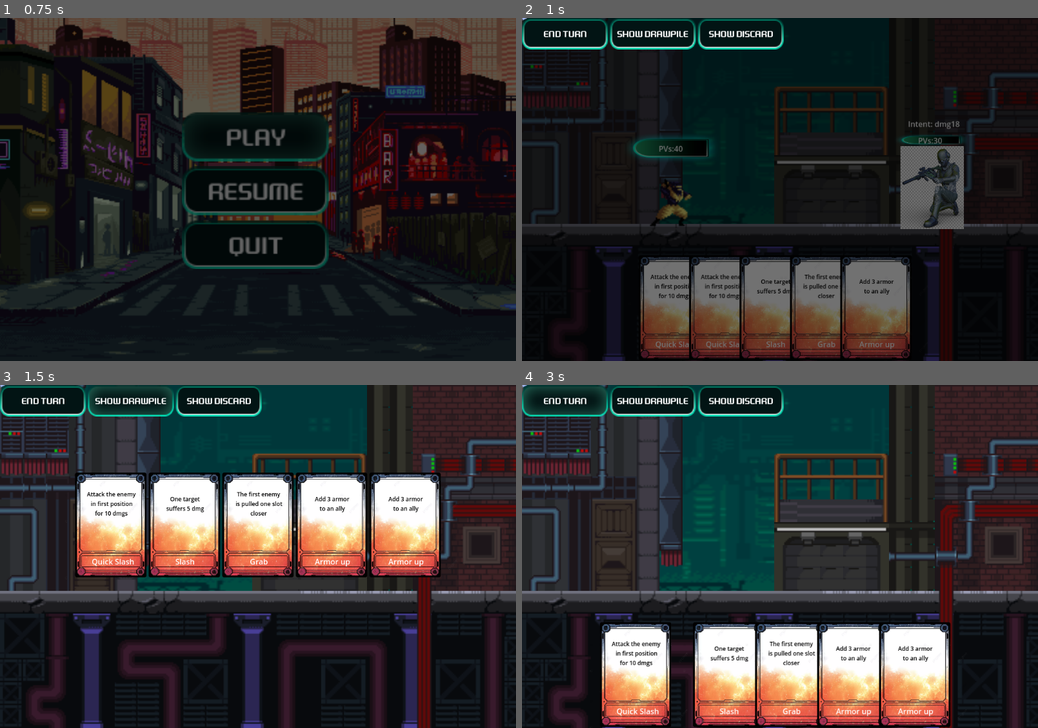
Above: before the commit, frames 1-4 (two rows, left to right).
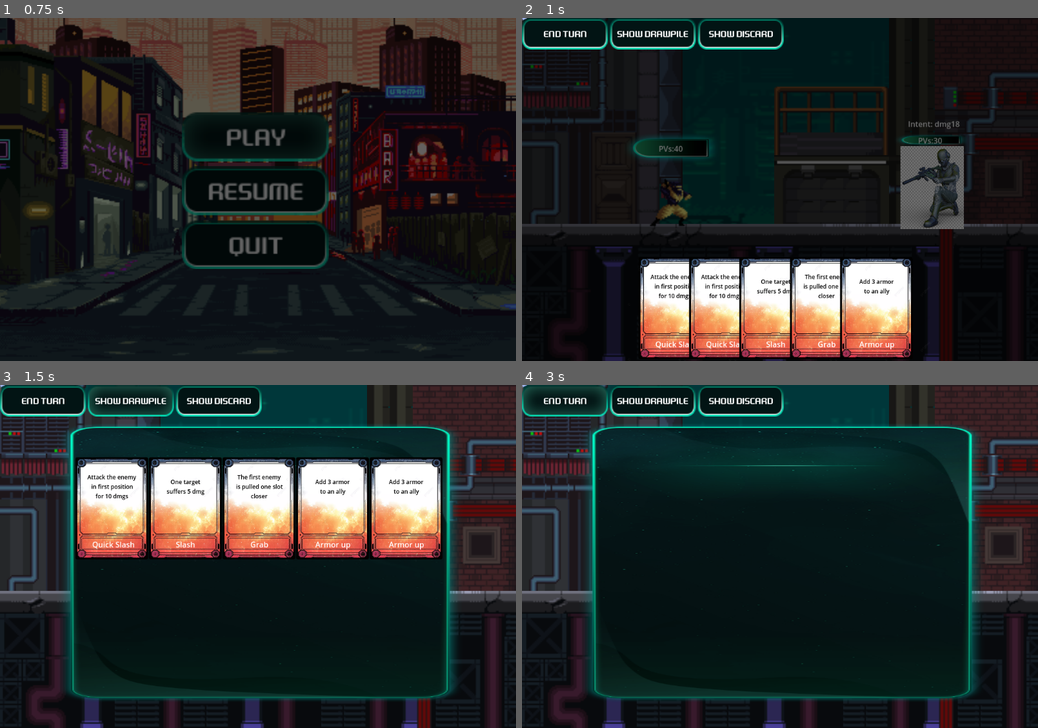
Above: after the commit, the same moments.

Repository: Azhrilla/SlayTheDungeon
Game: Godot game, scene res://UI/main_menu.tscn
Two runs of this game, one before a commit and one after it. Both use one fixed random seed, a clock stepped at 60 frames per second and the inputs below.
Inputs:
- Up to frame 1 (0.75 s): click "Play" at 0.5 s
- Up to frame 2 (1 s): no input
- Up to frame 3 (1.5 s): click "Show DrawPile" at 1.25 s
- Up to frame 4 (3 s): click "Show Discard" at 2 s; click "End Turn" at 2.75 s

Frame 1 is identical in both runs. In frame 2, 15% of the frame differs, in the area x 22-76%, y 69-100%; in frame 3, 38%; in frame 4, 52%, in the area x 12-89%, y 11-100%.

Commit message:
Update UI for discard & draw show
card are now texture rect & modified UI to comply with it

Diff:
--- a/CardSystem/card.gd
+++ b/CardSystem/card.gd
@@ -1,4 +1,4 @@
-extends Sprite2D
+extends Control
 class_name Card
 signal mouseHoveredEnter
 signal mouseHoveredExit
@@ -55,12 +55,12 @@
 func updateVisibility():
 	if (m_visibleSide == Globals.visibleSide.BACK):
 		#$SpriteBack.visible = true
-		$SpriteFront.visible = false
+		$CardAppearance.visible = false
 		$cardName.visible = false
 		$cardText.visible = false
 	else:
 		#$SpriteBack.visible = false
-		$SpriteFront.visible = true
+		$CardAppearance.visible = true
 		$cardName.visible = true
 		$cardText.visible = true
 
@@ -77,8 +77,8 @@
 func doWork(_enemies:Array[Character],_allies:Array[Character],_targetPosition:Globals.target):
 	push_error("Card does not have a doWork function")
 
-func _on_area_2d_mouse_entered() -> void:
+func _on_card_appearance_mouse_entered() -> void:
 	mouseHoveredEnter.emit(self)
 
-func _on_area_2d_mouse_exited() -> void:
+func _on_card_appearance_mouse_exited() -> void:
 	mouseHoveredExit.emit(self)
--- a/CardSystem/card.tscn
+++ b/CardSystem/card.tscn
@@ -1,27 +1,33 @@
-[gd_scene load_steps=5 format=3 uid="uid://baptagnhcl77s"]
+[gd_scene load_steps=4 format=3 uid="uid://baptagnhcl77s"]
 
 [ext_resource type="Script" path="res://CardSystem/card.gd" id="1_ostlh"]
 [ext_resource type="Texture2D" uid="uid://b20bruawalp7s" path="res://Graphics/pngtree-sci-fi-trading-card-game-template-minimalistic-bright-theme-white-background-png-image_17761343.webp" id="2_2abnw"]
-
-[sub_resource type="RectangleShape2D" id="RectangleShape2D_dcrhc"]
-size = Vector2(150, 216)
 
 [sub_resource type="LabelSettings" id="LabelSettings_m7g5d"]
 font_size = 12
 font_color = Color(0, 0, 0, 1)
 
-[node name="Card" type="Sprite2D"]
+[node name="Card" type="Control"]
+layout_mode = 3
+anchors_preset = 0
 script = ExtResource("1_ostlh")
 
-[node name="SpriteFront" type="Sprite2D" parent="."]
-position = Vector2(0, -5.96046e-08)
-scale = Vector2(0.355055, 0.371579)
+[node name="CardAppearance" type="TextureRect" parent="."]
+layout_mode = 1
+anchors_preset = 8
+anchor_left = 0.5
+anchor_top = 0.5
+anchor_right = 0.5
+anchor_bottom = 0.5
+offset_left = -115.5
+offset_top = -115.5
+offset_right = 116.5
+offset_bottom = 127.5
+grow_horizontal = 2
+grow_vertical = 2
 texture = ExtResource("2_2abnw")
-
-[node name="Area2D" type="Area2D" parent="."]
-
-[node name="CollisionShape2D" type="CollisionShape2D" parent="Area2D"]
-shape = SubResource("RectangleShape2D_dcrhc")
+expand_mode = 1
+stretch_mode = 4
 
 [node name="cardName" type="Label" parent="."]
 offset_left = -40.0
@@ -53,5 +59,5 @@
 scale_amount_max = 5.63
 color = Color(1, 1, 0.439216, 1)
 
-[connection signal="mouse_entered" from="Area2D" to="." method="_on_area_2d_mouse_entered"]
-[connection signal="mouse_exited" from="Area2D" to="." method="_on_area_2d_mouse_exited"]
+[connection signal="mouse_entered" from="CardAppearance" to="." method="_on_card_appearance_mouse_entered"]
+[connection signal="mouse_exited" from="CardAppearance" to="." method="_on_card_appearance_mouse_exited"]
--- a/Game/play_level.gd
+++ b/Game/play_level.gd
@@ -12,12 +12,11 @@
 		m_enemies.append(newEnemy)
 		$Enemies.add_child(newEnemy)
 		newEnemy.connect("OnDeath", onEnemyDeath)
-		positionEnemy = positionEnemy as int + 1
+		positionEnemy = (positionEnemy as int + 1) as Globals.target
 
 func createCards():
 	for cardName in Globals.m_cards:
 		var newCard = CardFactory.createCard(cardName)
-		$Cards.add_child(newCard)
 		$UI_Level.addCard(newCard)
 		$Player.addCard(newCard)
 	$Player.shuffle()
--- a/UI/ui_level.gd
+++ b/UI/ui_level.gd
@@ -19,6 +19,9 @@
 var m_currentlyShownDeck:Globals.cardPosition = Globals.cardPosition.NONE
 
 func _ready() -> void:
+	$ShowDeck/TextureRect.mouse_filter = Control.MOUSE_FILTER_IGNORE
+	$ShowDeck/TextureRect/ScrollContainer/GridContainer.mouse_filter = Control.MOUSE_FILTER_IGNORE
+	$ShowDeck/TextureRect/ScrollContainer.mouse_filter = Control.MOUSE_FILTER_IGNORE
 	get_viewport().size_changed.connect(refreshUI)
 	refreshUI()
 	setDragMode(dragMod.NONE)
@@ -59,7 +62,7 @@
 			_card.visible = false
 
 	var cards = getCardsInPosition(m_currentlyShownDeck)
-	var controlNodes = $ShowDeck/GridContainer.get_children()
+	var controlNodes = $ShowDeck/TextureRect/ScrollContainer/GridContainer.get_children()
 	for index in range(cards.size()):
 
 		#controlNodes[index].force_update_transform()
@@ -74,23 +77,27 @@
 
 func setDragMode(_dragMod:dragMod):
 	m_dragMode = _dragMod
+	$Enemies.mouse_filter = Control.MOUSE_FILTER_IGNORE
+	$Enemies/MonsterBox.mouse_filter = Control.MOUSE_FILTER_IGNORE
 	if m_dragMode == dragMod.TARGET:
-		$Enemies.mouse_filter = 0
-		$Enemies/MonsterBox.mouse_filter = 0
-		$Enemies/MonsterBox/Control.mouse_filter = 0
-		$Enemies/MonsterBox/Control2.mouse_filter = 0
-		$Enemies/MonsterBox/Control3.mouse_filter = 0
-		$Enemies/MonsterBox/Control4.mouse_filter = 0
+		for character in m_characters:
+			if character.m_currentPosition == Globals.target.ENEMY1:
+				$Enemies/MonsterBox/Control.mouse_filter = Control.MOUSE_FILTER_STOP
+			if character.m_currentPosition == Globals.target.ENEMY2:
+				$Enemies/MonsterBox/Control2.mouse_filter = Control.MOUSE_FILTER_STOP
+			if character.m_currentPosition == Globals.target.ENEMY3:
+				$Enemies/MonsterBox/Control3.mouse_filter = Control.MOUSE_FILTER_STOP
+			if character.m_currentPosition == Globals.target.ENEMY4:
+				$Enemies/MonsterBox/Control4.mouse_filter = Control.MOUSE_FILTER_STOP
 	else:
-		$Enemies.mouse_filter = 2
-		$Enemies/MonsterBox.mouse_filter = 2
-		$Enemies/MonsterBox/Control.mouse_filter = 2
-		$Enemies/MonsterBox/Control2.mouse_filter = 2
-		$Enemies/MonsterBox/Control3.mouse_filter = 2
-		$Enemies/MonsterBox/Control4.mouse_filter = 2
+		$Enemies/MonsterBox/Control.mouse_filter = Control.MOUSE_FILTER_IGNORE
+		$Enemies/MonsterBox/Control2.mouse_filter = Control.MOUSE_FILTER_IGNORE
+		$Enemies/MonsterBox/Control3.mouse_filter = Control.MOUSE_FILTER_IGNORE
+		$Enemies/MonsterBox/Control4.mouse_filter = Control.MOUSE_FILTER_IGNORE
 
 func handleDrag():
 	var currentPosMouse:Vector2 = get_viewport().get_mouse_position()
+	#m_cardHovered.mouse_filter = 0
 	if m_dragMode == dragMod.PLAY:
 		if m_mouseOnPlayZone:
 			m_hoveredLastPosition = currentPosMouse
@@ -115,7 +122,6 @@
 		m_cardPlayable = false
 		m_cardHovered.position = m_hoveredLastPosition
 
-
 func _process(_delta: float) -> void:
 	reorganizeHandPositions()
 	refreshUI()
@@ -139,16 +145,18 @@
 		setDragMode(dragMod.NONE)
 
 func addCard(_card:Card)->void:
+	$Cards.add_child(_card)
 	m_cards.append(_card)
 	_card.setVisibleSide(Globals.visibleSide.FRONT)
 	_card.connect("mouseHoveredEnter",cardHoveredEnter)
 	_card.connect("mouseHoveredExit",cardHoveredExit)
 	_card.connect("cardNeedUIRefresh",cardNeedUIRefresh)
-	if m_cards.size() > $ShowDeck/GridContainer.get_child_count():
+	if m_cards.size() > $ShowDeck/TextureRect/ScrollContainer/GridContainer.get_child_count():
 		var newControl = Control.new()
-		newControl.custom_minimum_size = Vector2(150,200)
-		$ShowDeck/GridContainer.add_child(newControl)
-		newControl.force_update_transform()
+		#TextureRect.texture = "res://Graphics/pngtree-sci-fi-trading-card-game-template-minimalistic-bright-theme-white-background-png-image_17761343.webp"
+		newControl.custom_minimum_size = Vector2(150,220)
+		$ShowDeck/TextureRect/ScrollContainer/GridContainer.add_child(newControl)
+		newControl.mouse_filter = 2
 
 func getCardsInPosition(_position:Globals.cardPosition) -> Array[Card]:
 	var output:Array[Card] = []
@@ -258,6 +266,12 @@
 
 	$ShowDeck.visible = false
 
+	for card in getCardsInPosition(_zoneType):
+		card.visible = false
+		card.get_parent().remove_child(card)
+		$Cards.add_child(card)
+		card.mouse_filter = Control.MOUSE_FILTER_PASS
+
 	var cardsArray = getCardsInPosition(_zoneType)
 	var cardCount:int = cardsArray.size()
 	for index in range(cardCount):
@@ -269,6 +283,14 @@
 		character.visible = false
 	for card in getCardsInPosition(Globals.cardPosition.HAND):
 		card.visible = false
+
+	var index = 0
+	var controlNodes = $ShowDeck/TextureRect/ScrollContainer/GridContainer.get_children()
+	for card in getCardsInPosition(_zoneType):
+		card.visible = false
+		card.get_parent().remove_child(card)
+		controlNodes[index].add_child(card)
+		index +=1
 
 func _on_draw_button_pressed() -> void:
 	if m_currentlyShownDeck == Globals.cardPosition.NONE:
--- a/UI/ui_level.tscn
+++ b/UI/ui_level.tscn
@@ -7,11 +7,18 @@
 [ext_resource type="Texture2D" uid="uid://btejq1114ow7w" path="res://Graphics/UI/Button Disable.png" id="4_y5r26"]
 [ext_resource type="Texture2D" uid="uid://df5slpovx00bd" path="res://Graphics/UI/Button Active.png" id="5_pini3"]
 [ext_resource type="Theme" uid="uid://cd80bws3txap5" path="res://UI/ui_theme.tres" id="6_6x1on"]
+[ext_resource type="Texture2D" uid="uid://c6j5ii3ul2ok6" path="res://Graphics/Card X1.png" id="8_fyvf8"]
 
 [sub_resource type="Theme" id="Theme_4dia8"]
 
 [node name="UI_Level" type="CanvasLayer"]
 script = ExtResource("1_ntn5l")
+
+[node name="Cards" type="Control" parent="."]
+layout_mode = 3
+anchors_preset = 0
+offset_right = 40.0
+offset_bottom = 40.0
 
 [node name="PlayZone" type="Control" parent="."]
 layout_mode = 3
@@ -197,33 +204,45 @@
 
 [node name="ShowDeck" type="Control" parent="."]
 visible = false
-clip_children = 2
+clip_children = 1
 custom_minimum_size = Vector2(400, 400)
 layout_mode = 3
 anchor_left = 0.2
 anchor_top = 0.2
 anchor_right = 0.8
 anchor_bottom = 0.9
-offset_left = -20.0
-offset_top = -20.0
-offset_right = 20.0
+offset_left = -105.0
+offset_top = -65.0
+offset_right = 116.0
 offset_bottom = 20.0
 grow_horizontal = 2
-grow_vertical = 2
-
-[node name="GridContainer" type="GridContainer" parent="ShowDeck"]
-layout_mode = 1
-anchors_preset = 8
-anchor_left = 0.5
-anchor_top = 0.5
-anchor_right = 0.5
-anchor_bottom = 0.5
-offset_left = -20.0
-offset_top = -20.0
-offset_right = 20.0
-offset_bottom = 20.0
-grow_horizontal = 2
-grow_vertical = 2
+
+[node name="TextureRect" type="TextureRect" parent="ShowDeck"]
+show_behind_parent = true
+layout_mode = 1
+anchors_preset = 15
+anchor_right = 1.0
+anchor_bottom = 1.0
+grow_horizontal = 2
+grow_vertical = 2
+texture = ExtResource("8_fyvf8")
+expand_mode = 1
+
+[node name="ScrollContainer" type="ScrollContainer" parent="ShowDeck/TextureRect"]
+clip_children = 2
+custom_minimum_size = Vector2(0, 500)
+layout_mode = 1
+anchors_preset = -1
+anchor_left = 0.1
+anchor_top = 0.276
+anchor_right = 0.9
+anchor_bottom = 0.807
+grow_horizontal = 2
+grow_vertical = 2
+horizontal_scroll_mode = 0
+
+[node name="GridContainer" type="GridContainer" parent="ShowDeck/TextureRect/ScrollContainer"]
+layout_mode = 2
 columns = 5
 
 [connection signal="mouse_entered" from="PlayZone" to="." method="_on_play_zone_mouse_entered"]
Binary file added: Graphics/Card X1.png
Not shown, added: Graphics/Card X1.png.import
Not shown: 1 places in UI/ui_level.tscn that only renumber resources
Not shown, added: Graphics/Car13A0.tmp
